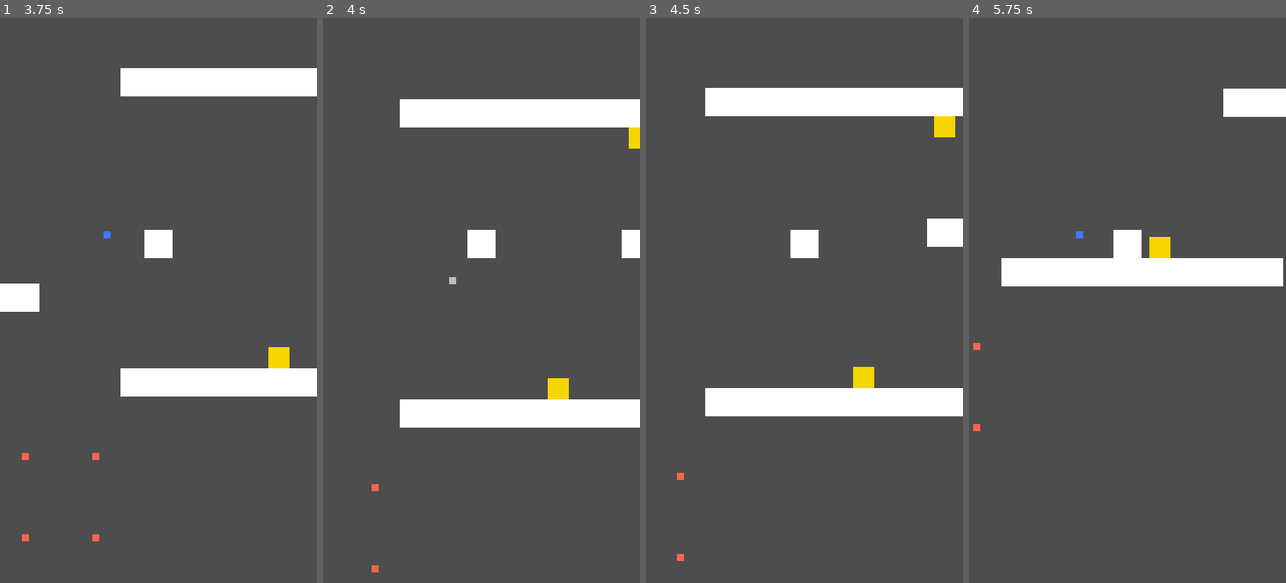
Above: before the commit, frames 1-4 (left to right).
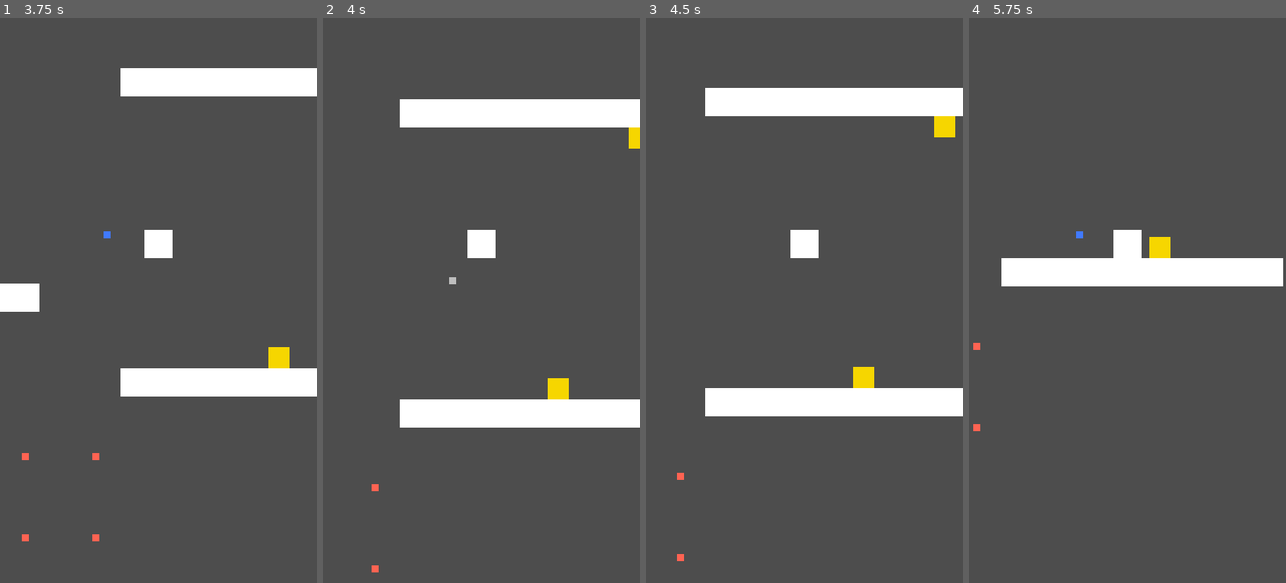
Above: after the commit, the same moments.

Repository: TylerPelaez/Sprouts
Game: Godot game, scene res://Levels/TylerTest.tscn
Same seed, same stepped clock (60 frames per second), same inputs: the game is played once before the commit and once after it. This scene is started directly instead of the project's main scene.
Inputs:
- Up to frame 1 (3.75 s): tap Enter at 0.5 s; hold E (Hit Switch) 0.53-1.28 s; hold D (Right) 0.53-2.03 s; tap Space (Jump) at 0.77, 1.52, 3.02 s; tap E (Hit Switch) at 1.35, 2.85 s; hold A (Left) 2.03-2.78 s; hold E (Hit Switch) 2.03-2.78 s; hold D (Right) from 2.78 s (still down); hold E (Hit Switch) from 3.53 s (still down)
- Up to frame 2 (4 s): keep holding D (Right); keep holding E (Hit Switch); tap Space (Jump) at 3.77 s
- Up to frame 3 (4.5 s): release D (Right) at 4.28 s; release E (Hit Switch) at 4.28 s; hold A (Left) from 4.28 s (still down); tap E (Hit Switch) at 4.35 s
- Up to frame 4 (5.75 s): tap Space (Jump) at 4.52 s; release A (Left) at 5.03 s; hold D (Right) from 5.03 s (still down); hold E (Hit Switch) from 5.03 s (still down)

Frame 1 is identical in both runs. In frame 2, 0.3% of the frame differs, in the area x 94-100%, y 37-43%; in frame 3, 0.6%; in frame 4, 1.0%, in the area x 80-100%, y 12-18%.

Commit message:
Add Moving Platform

Diff:
--- a/Levels/TylerTest.tscn
+++ b/Levels/TylerTest.tscn
@@ -1,8 +1,9 @@
-[gd_scene load_steps=9 format=3 uid="uid://cks2s8aa0xkm2"]
+[gd_scene load_steps=10 format=3 uid="uid://cks2s8aa0xkm2"]
 
 [ext_resource type="Script" path="res://Scripts/LevelController.gd" id="1_60dag"]
 [ext_resource type="Texture2D" uid="uid://bxn8kvm570f80" path="res://Art/Test/White.png" id="2_qan4b"]
 [ext_resource type="PackedScene" uid="uid://bvx0c80txy8rv" path="res://Prefabs/LandingPad.tscn" id="3_126nx"]
+[ext_resource type="PackedScene" uid="uid://6iwmsrnv047f" path="res://Prefabs/MovingPlatform.tscn" id="3_fm4aq"]
 [ext_resource type="PackedScene" uid="uid://d2ngs33h645x4" path="res://Prefabs/KillArea.tscn" id="4_rw5bo"]
 [ext_resource type="PackedScene" uid="uid://bucqxfshflxln" path="res://Prefabs/SpikeEnemy.tscn" id="5_klksn"]
 [ext_resource type="PackedScene" uid="uid://dwr0wpdjf27gt" path="res://Prefabs/Switch.tscn" id="5_n852e"]
@@ -62,16 +63,10 @@
 position = Vector2(-7.62939e-07, 0)
 shape = SubResource("RectangleShape2D_irls3")
 
-[node name="TestGround5" type="StaticBody2D" parent="Environment/Ground"]
-position = Vector2(1328, 160)
-scale = Vector2(10, 1)
+[node name="MovingPlatform" parent="Environment/Ground" instance=ExtResource("3_fm4aq")]
 
-[node name="Sprite2D" type="Sprite2D" parent="Environment/Ground/TestGround5"]
-texture = ExtResource("2_qan4b")
-
-[node name="CollisionShape2D" type="CollisionShape2D" parent="Environment/Ground/TestGround5"]
-position = Vector2(-7.62939e-07, 0)
-shape = SubResource("RectangleShape2D_irls3")
+[node name="Position2" parent="Environment/Ground/MovingPlatform" index="2"]
+position = Vector2(1144, 0)
 
 [node name="TestGround4" type="StaticBody2D" parent="Environment/Ground"]
 position = Vector2(824, -136)
@@ -113,7 +108,7 @@
 position = Vector2(1048, -80)
 
 [node name="LevelEnd" parent="Environment/Interactive" instance=ExtResource("6_htsaq")]
-position = Vector2(1528, 96)
+position = Vector2(2768, 96)
 
 [node name="Hazards" type="Node2D" parent="."]
 
@@ -166,3 +161,5 @@
 
 [node name="SpikeEnemy17" parent="Hazards" instance=ExtResource("5_klksn")]
 position = Vector2(352, 3168)
+
+[editable path="Environment/Ground/MovingPlatform"]
--- /dev/null
+++ b/Prefabs/MovingPlatform.tscn
@@ -0,0 +1,29 @@
+[gd_scene load_steps=4 format=3 uid="uid://6iwmsrnv047f"]
+
+[ext_resource type="Script" path="res://Scripts/MovingPlatform.gd" id="1_o6g8j"]
+[ext_resource type="Texture2D" uid="uid://bxn8kvm570f80" path="res://Art/Test/White.png" id="2_yuuog"]
+
+[sub_resource type="RectangleShape2D" id="RectangleShape2D_irls3"]
+size = Vector2(64, 64)
+
+[node name="MovingPlatform" type="Node2D"]
+position = Vector2(1328, 160)
+script = ExtResource("1_o6g8j")
+
+[node name="AnimatableBody2D" type="AnimatableBody2D" parent="."]
+scale = Vector2(10, 1)
+
+[node name="CollisionShape2D" type="CollisionShape2D" parent="AnimatableBody2D"]
+shape = SubResource("RectangleShape2D_irls3")
+
+[node name="Sprite2D" type="Sprite2D" parent="AnimatableBody2D"]
+texture = ExtResource("2_yuuog")
+
+[node name="Position1" type="Marker2D" parent="."]
+scale = Vector2(0.1, 1)
+gizmo_extents = 32.0
+
+[node name="Position2" type="Marker2D" parent="."]
+position = Vector2(94.3999, 0)
+scale = Vector2(0.1, 1)
+gizmo_extents = 32.0
--- /dev/null
+++ b/Scripts/MovingPlatform.gd
@@ -0,0 +1,32 @@
+extends Node2D
+class_name MovingPlatform
+
+@export var travel_time_seconds: float = 3.0
+@export var wait_time: float = 2.0
+
+@onready var body: StaticBody2D = $AnimatableBody2D
+@onready var position_1: Marker2D = $Position1
+@onready var position_2: Marker2D = $Position2
+
+
+@onready var current_origin = position_2.global_position
+@onready var current_target = position_1.global_position
+var travel_time_start_msec: float
+
+
+# Called when the node enters the scene tree for the first time.
+func _ready():
+	body.global_position = current_target
+	change_target()
+
+func change_target():
+	if current_target == position_1.global_position:
+		current_target = position_2.global_position
+		current_origin = position_1.global_position
+	else:
+		current_target = position_1.global_position
+		current_origin = position_2.global_position
+	var tween = get_tree().create_tween()
+	tween.set_process_mode(Tween.TWEEN_PROCESS_PHYSICS)
+	tween.tween_property(body, "global_position", current_target, travel_time_seconds)
+	tween.tween_callback(func(): Util.call_delayed(change_target, wait_time))
--- a/Scripts/Player.gd
+++ b/Scripts/Player.gd
@@ -23,6 +23,9 @@
 var double_jumped: bool = false : set = set_double_jumped
 var was_on_ground: bool = true
 var fall_is_deadly: bool = false
+
+func _ready():
+	set_floor_snap_length(32)
 
 func _physics_process(delta):
 	var gravity = ProjectSettings.get_setting("physics/2d/default_gravity")
--- /dev/null
+++ b/Scripts/Util.gd
@@ -0,0 +1,4 @@
+extends Node
+
+func call_delayed(method: Callable, delay_seconds: float):
+	get_tree().create_timer(delay_seconds).timeout.connect(method)
--- a/project.godot
+++ b/project.godot
@@ -14,6 +14,10 @@
 run/main_scene="res://Levels/Loki_test.tscn"
 config/features=PackedStringArray("4.0", "GL Compatibility")
 config/icon="res://icon.svg"
+
+[autoload]
+
+Util="*res://Scripts/Util.gd"
 
 [display]
 
